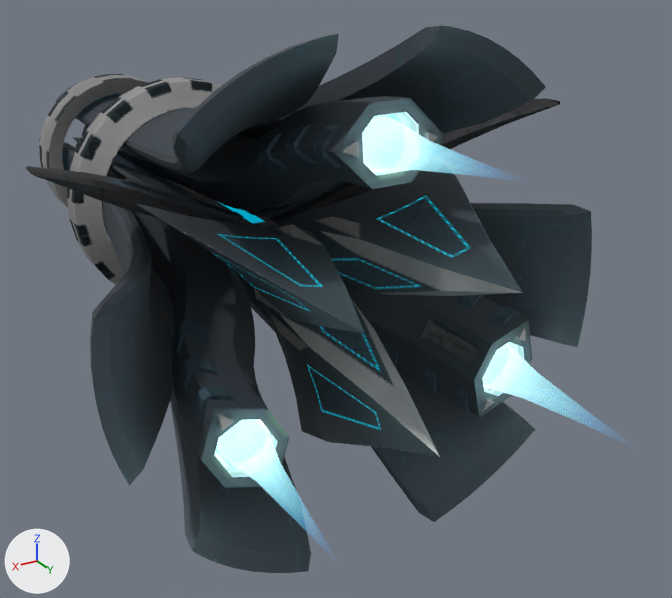
What one commit did to the glTF model gfx/ship3d/Apprehension/apprehension.gltf.
Both versions are drawn from a camera (50 mm lens) standing at (3.5, 8.32, 2.86) and looking at (-0.67, 1.37, -0.61). Lighting does not change. The marker at lower left points along +X, +Y and +Z. Where no turn or scale is listed for an object, it has been applied to the vertices. Vertices at the same position are counted once.

Script lines for the objects in view, before the commit:
```python
me_base_001 = bpy.data.meshes.new('base.001')
me_base_001.from_pydata(...)  # 3335 vertices, 6662 faces; spans x -2.22..2.22, y -3.32..3.91, z -2.05..2.09
me_base_001.materials.append(mat_base_glow)
me_glow = bpy.data.meshes.new('glow')
me_glow.from_pydata(...)  # 147 vertices, 240 faces; spans x -1.33..1.33, y 3.06..4.64, z -0.87..1.5
me_glow.materials.append(mat_engine_glow_thurion_solid)
ob_base_glow = bpy.data.objects.new('base_glow', me_base_001)
ob_base_glow.location = (0.0, 0.0, 0.0)
ob_glow = bpy.data.objects.new('glow', me_glow)
ob_glow.location = (0.0, 0.0, 0.0)
```
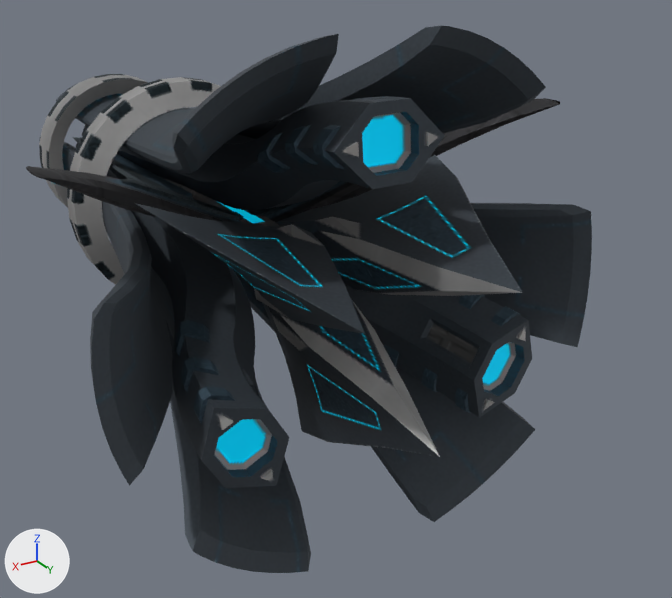
Boxes (x1, y1, x2, y2) around the edits, measured in the pictures (672 x 598 px):
'glow', deleted: before (217, 116, 520, 470)
part 1 of me_base_001, recoloured (cyan to black): (91, 26, 592, 573) in both

Edits to the bpy script that builds the scene:
```text
Add img_apprehension_emission:
    img_apprehension_emission = load_image('apprehension_emission', 'apprehension_emission.webp', 1024, 1024, 'sRGB')
Add mat_base:
    mat_base = bpy.data.materials.new('base')
    # uses the picture img_apprehension_diffuse
    # uses the picture img_apprehension_emission
    # uses the picture img_apprehension_normal
Change me_base_001:
    where me_base_001.from_pydata(...)  # 3335 vertices, 6662 faces; spans x -2.22..2.22, y -3.32..3.91, z -2.05..2.09
    used by ob_base_glow; location = (0.0, 0.0, 0.0)
    me_base_001 part 1: 6662 faces spanning x -2.22..2.22, y -3.32..3.91, z -2.05..2.09 switch from mat_base_glow to mat_base
Remove ob_glow:
    ob_glow = bpy.data.objects.new('glow', me_glow)
    ob_glow.location = (0.0, 0.0, 0.0)
```
